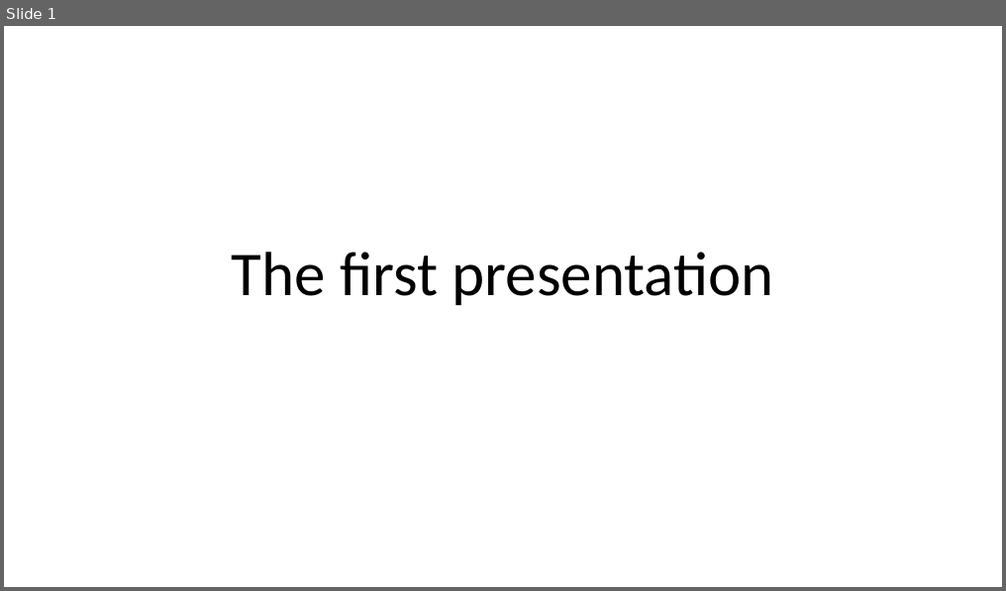
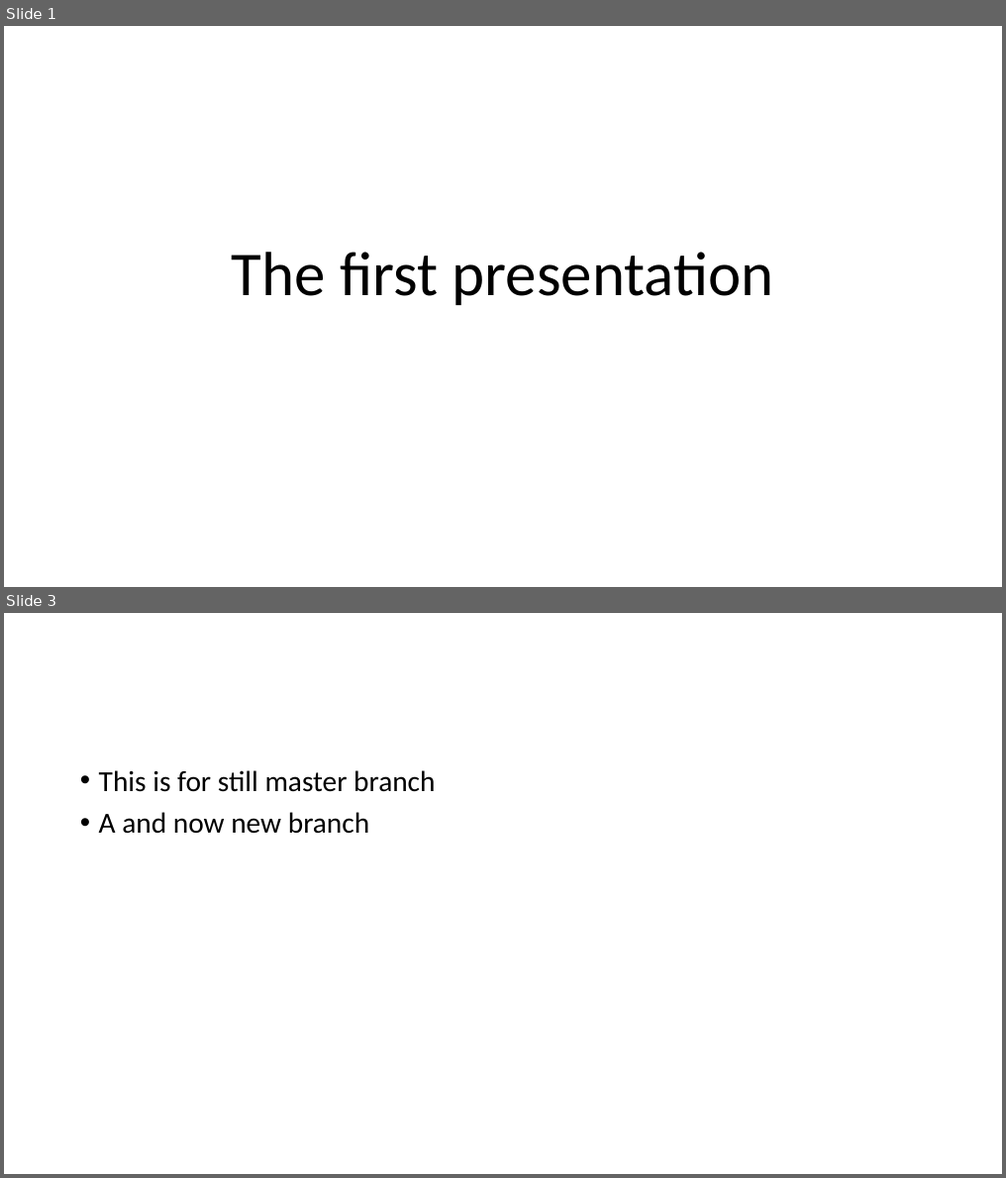
Before and after one commit to tkeena/GitTester, a slide deck: testPP.odp. Shown one above the other, each under a label of ours: slide 1 before the commit, slides 1 and 3 after it; the slides between them are not shown. The pictures are 1006x591 and 1006x1178 pixels, drawn with LibreOffice and Linux fonts; fonts in the diff are those of the drawing. Boxes give left, top, right and bottom in pixels: in the first picture for what was removed or moved away, otherwise in the second. Text is boxed around its words. In the diff, an @@ line names an element or a change of style, - is before the commit and + after.

```diff
--- a/testPP.odp
+++ b/testPP.odp
@@ slide 3 added at bbox=[4, 613, 1002, 1174], background #FFFFFF @@
@@ text added at bbox=[99, 770, 435, 834], 28 pt, text #000000 @@
+• This is for still master branch
+• A and now new branch
```
Also in this commit, not shown: 1 slide changed.
